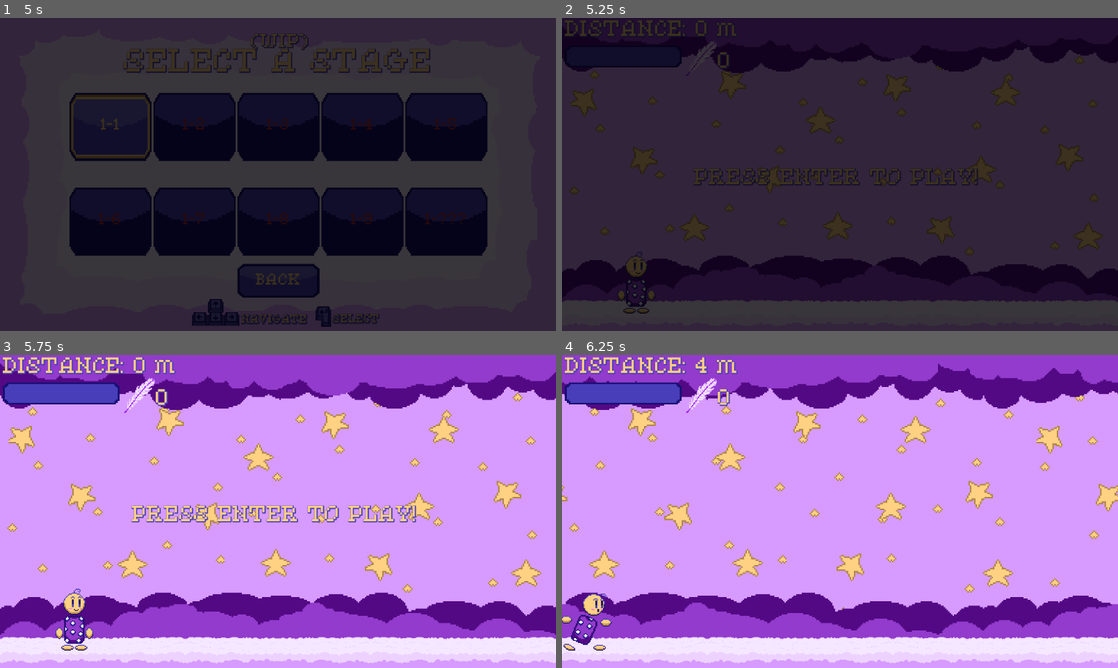
Above: before the commit, frames 1-4 (two rows, left to right).
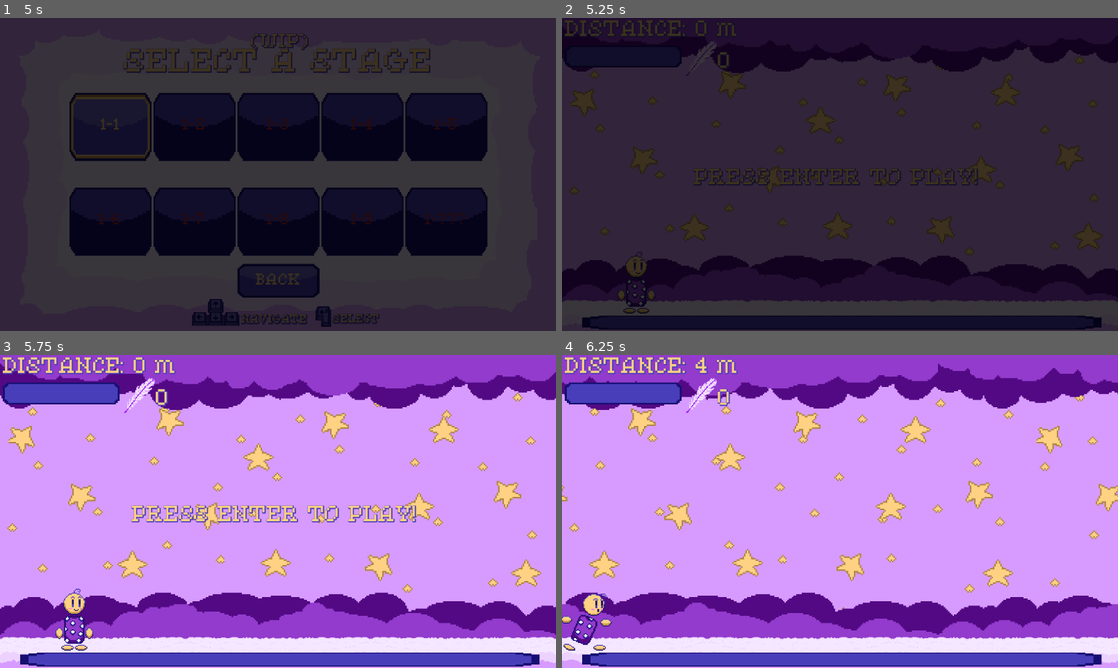
Above: after the commit, the same moments.

Repository: jacio-m/DreamRunner
Game: Godot game, scene res://HUD/main_menu.tscn
The game is run twice, just before and just after one commit, with the same random seed, the same clock (stepped at 60 frames per second) and the same inputs. Sound files missing from this copy of the repository are replaced by a short silence.
Inputs:
- Up to frame 1 (5 s): tap Enter (ui_accept) at 0.5, 0.77, 1.52, 3.02, 3.5, 3.77, 4.52 s; hold Right (ui_right) 0.53-2.03 s; hold Left (ui_left) 2.03-2.78 s; hold Right (ui_right) 2.78-4.28 s; hold Left (ui_left) from 4.28 s (still down)
- Up to frame 2 (5.25 s): release Left (ui_left) at 5.03 s; hold Right (ui_right) from 5.03 s (still down)
- Up to frame 3 (5.75 s): keep holding Right (ui_right)
- Up to frame 4 (6.25 s): tap Enter (ui_accept) at 5.75, 6.02 s; release Right (ui_right) at 5.78 s; hold Left (ui_left) from 5.78 s (still down)

Frame 1 is identical in both runs. In frame 2, 4.1% of the frame differs, in the area x 3-97%, y 95-100%; in frame 3, 4.1%, in the area x 3-98%, y 95-100%; in frame 4, 4.1%.

Commit message:
Added Progress Bar to Show Level Progress
Added a level progress bar using the same logic as the double jump bar. Introduced a "meta" variable to set stage distance, making future levels easier to configure. Also tweaked double jump smoothing for better feel.

Diff:
--- a/HUD/hud.tscn
+++ b/HUD/hud.tscn
@@ -89,3 +89,13 @@
 position = Vector2(657, 88)
 scale = Vector2(1.3, 1.3)
 texture = ExtResource("8_6dvid")
+
+[node name="StageClear" type="TextureProgressBar" parent="."]
+offset_left = 42.0
+offset_top = 616.0
+offset_right = 1118.0
+offset_bottom = 645.0
+value = 1.0
+nine_patch_stretch = true
+texture_under = ExtResource("3_jvmdh")
+texture_progress = ExtResource("4_1rsjr")
--- a/Levels/Scripts/1_1.gd
+++ b/Levels/Scripts/1_1.gd
@@ -18,6 +18,7 @@
 const PLAYER_START_POS := Vector2i(155, 550)
 const CAM_START_POS := Vector2i(576, 324)
 
+var meta: int = 199
 var speed : float
 const START_SPEED : float = 1000.0
 const MAX_SPEED : float = 1400.0
@@ -31,8 +32,9 @@
 var last_item
 var last_flying_obs
 var game_running : bool
+var current_level_progress: float = 0.0
 var current_progress: float = 0.0
-var progress_smoothing : float = 5.0
+var progress_smoothing : float = 7.0
 var lollipop_effect : bool
 var jawbreaker_effect : bool
 var chocolatebar_effect : bool
@@ -114,6 +116,7 @@
 	$HUD.get_node("StartLabel").visible = true
 	$GameOver.visible = false
 	$StageClear.visible = false
+	$HUD.get_node("StageClear").visible = true
 	FadeAnimation.fade_in()
 
 func _process(delta):
@@ -155,6 +158,9 @@
 
 		var final_progress = float($Player.double_jump) / 3 * 100
 		current_progress = lerp(current_progress, final_progress, delta * progress_smoothing)
+
+		var level_progress = float(displayed_distance) / meta * 100
+		current_level_progress = lerp(current_level_progress, level_progress, delta * progress_smoothing)
 		update_HUD()
 
 	else:
@@ -261,9 +267,10 @@
 	$HUD.get_node("LollipopOn").visible = lollipop_effect
 	$HUD.get_node("ChocolateBarOn").visible = chocolatebar_effect
 	$HUD.get_node("DoubleJump").value = current_progress
+	$HUD.get_node("StageClear").value = current_level_progress
 
 func finish_stage():
-	if displayed_distance > 200:
+	if displayed_distance > meta:
 		enable_genaration = false
 		stage_finished = true
 		GameData.stage_1_1_clear = true
--- a/Levels/Scripts/1_2.gd
+++ b/Levels/Scripts/1_2.gd
@@ -19,6 +19,7 @@
 const PLAYER_START_POS := Vector2i(155, 550)
 const CAM_START_POS := Vector2i(576, 324)
 
+var meta: int = 249
 var speed : float
 const START_SPEED : float = 1000.0
 const MAX_SPEED : float = 1400.0
@@ -32,8 +33,9 @@
 var last_item
 var last_flying_obs
 var game_running : bool
+var current_level_progress: float = 0.0
 var current_progress: float = 0.0
-var progress_smoothing : float = 5.0
+var progress_smoothing : float = 7.0
 var lollipop_effect : bool
 var jawbreaker_effect : bool
 var chocolatebar_effect : bool
@@ -115,6 +117,7 @@
 	$HUD.get_node("StartLabel").visible = true
 	$GameOver.visible = false
 	$StageClear.visible = false
+	$HUD.get_node("StageClear").visible = true
 	FadeAnimation.fade_in()
 
 func _process(delta):
@@ -156,6 +159,9 @@
 
 		var final_progress = float($Player.double_jump) / 3 * 100
 		current_progress = lerp(current_progress, final_progress, delta * progress_smoothing)
+
+		var level_progress = float(displayed_distance) / meta * 100
+		current_level_progress = lerp(current_level_progress, level_progress, delta * progress_smoothing)
 		update_HUD()
 
 	else:
@@ -262,9 +268,10 @@
 	$HUD.get_node("LollipopOn").visible = lollipop_effect
 	$HUD.get_node("ChocolateBarOn").visible = chocolatebar_effect
 	$HUD.get_node("DoubleJump").value = current_progress
+	$HUD.get_node("StageClear").value = current_level_progress
 
 func finish_stage():
-	if displayed_distance > 300:
+	if displayed_distance > meta:
 		enable_genaration = false
 		stage_finished = true
 		GameData.stage_1_1_clear = true
--- a/Levels/Scripts/level.gd
+++ b/Levels/Scripts/level.gd
@@ -38,7 +38,7 @@
 var last_flying_obs
 var game_running : bool
 var current_progress: float = 0.0
-var progress_smoothing : float = 5.0
+var progress_smoothing : float = 7.0
 var lollipop_effect : bool
 var jawbreaker_effect : bool
 var chocolatebar_effect : bool
